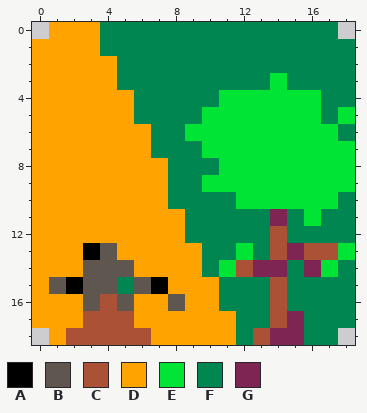
Two versions of one pixel-art file, assets/upgrades/resilientecosystem.aseprite. The picture above is the old version.
19x19 pixels, 1 frame.
Visible layers, top first: "Layer 2", "Layer 1".
Palette (. is transparent): A #000000  B #5f574f  C #ab5236  D #ffa300  E #00e436  F #008751  G #7e2553
Pixels before, first column x 0:
 0 .DDDFFFFFFFFFFFFFF.
 1 DDDDFFFFFFFFFFFFFFF
 2 DDDDDFFFFFFFFFFFFFF
 3 DDDDDFFFFFFFFFEFFFF
 4 DDDDDDFFFFFEEEEEEFF
 5 DDDDDDFFFFEEEEEEEFE
 6 DDDDDDDFFEEEEEEEEEF
 7 DDDDDDDFFFEEEEEEEEE
 8 DDDDDDDDFFFEEEEEEEE
 9 DDDDDDDDFFEEEEEEEEE
10 DDDDDDDDFFFFEEEEEEF
11 DDDDDDDDDFFFFFGFEFF
12 DDDDDDDDDFFFFFCFFFF
13 DDDABDDDDDFFEFCGCCE
14 DDDBBBDDDDFECGGFGEF
15 DBABBFBADDDFFFCFFFF
16 DDDBCBDDBDDFFFCFFFF
17 DDDCCCDDDDDDFFCGFFF
18 .DCCCCCDDDDDFCGGFF.
The result:
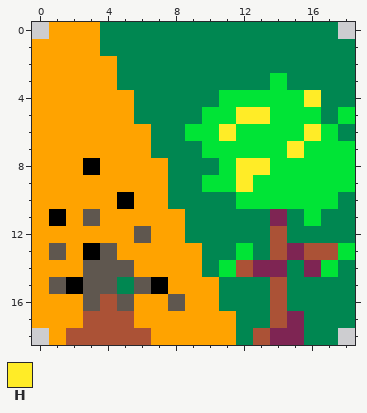
Colours new in this view: H #ffec27
What changed:
Layer "Layer 2":
Colour D becomes colour A in row 8 at x 3; in row 10 at x 5; in row 11 at x 1.
Colour D becomes colour B in row 11 at x 3; in row 12 at x 6; in row 13 at x 1.
Colour E becomes colour H in row 4 at x 16; in row 5 at x 12 to 13; in row 6 at x 11 and 16; in row 7 at x 15; in row 8 at x 12 to 13; in row 9 at x 12.
Where, in picture pixels (left, top, right, bottom), the same in both pictures:
changed: (219, 90, 321, 192)
changed: (49, 158, 151, 260)
